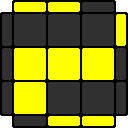
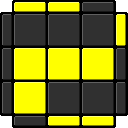
The second 128×128 image is a revision of the first. Changes to its layers:
painted on "color" over [2, 2, 126, 126]
